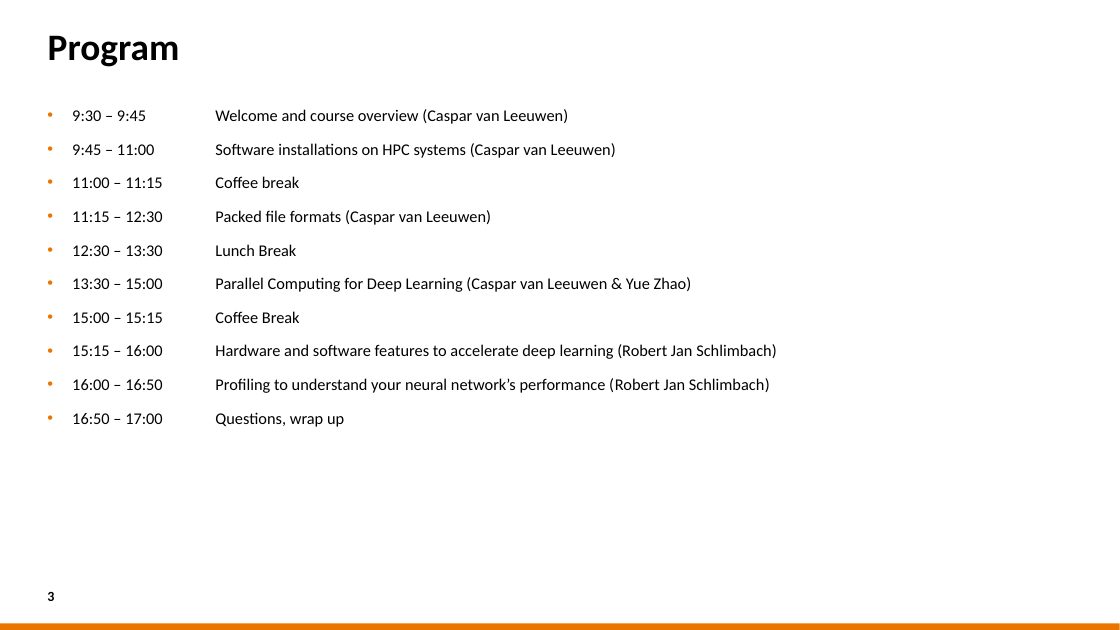
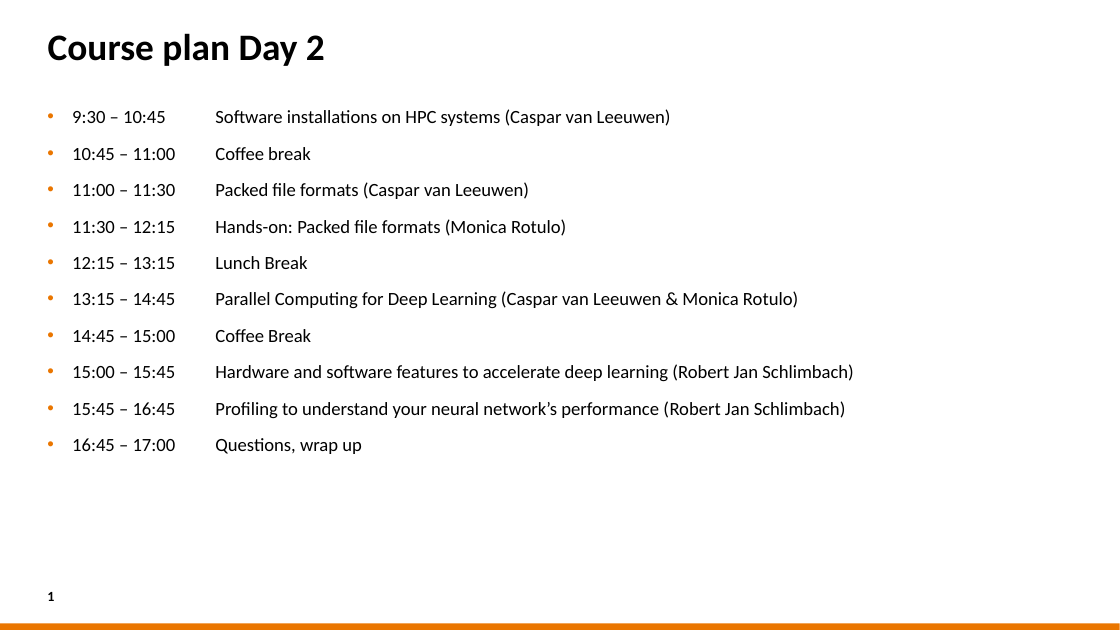
Before and after one commit to sara-nl/MLonHPC_2day_Okt2023, a slide deck: slide 1 of Day2/slides/Software_installations_on_HPC_systems.pptx (slide 3 before the commit). Drawn at 1120x630 pixels with LibreOffice and Linux fonts; fonts in the diff are those of the drawing; background and template pictures are left out. Boxes give left, top, right and bottom in pixels: in the first picture for what was removed or moved away, otherwise in the second. Text is boxed around its words. In the diff, an @@ line names an element or a change of style, - is before the commit and + after.

Commit message:
Updated slides

```diff
--- a/Day2/slides/Software_installations_on_HPC_systems.pptx
+++ b/Day2/slides/Software_installations_on_HPC_systems.pptx
@@ title at (x1=48, y1=33, x2=325, y2=66): text changed @@
-Program
+Course plan Day 2
@@ text at (x1=72, y1=109, x2=854, y2=454): text changed; size 14 to 16 pt @@
-• 9:30 – 9:45 Welcome and course overview (Caspar van Leeuwen)
-• 9:45 – 11:00 Software installations on HPC systems (Caspar van Leeuwen)
-• 11:00 – 11:15 Coffee break
-• 11:15 – 12:30 Packed file formats (Caspar van Leeuwen)
-• 12:30 – 13:30 Lunch Break
-• 13:30 – 15:00 Parallel Computing for Deep Learning (Caspar van Leeuwen & Yue Zhao)
-• 15:00 – 15:15 Coffee Break
-• 15:15 – 16:00 Hardware and software features to accelerate deep learning (Robert Jan Schlimbach)
-• 16:00 – 16:50 Profiling to understand your neural network’s performance (Robert Jan Schlimbach)
-• 16:50 – 17:00 Questions, wrap up
+• 9:30 – 10:45 Software installations on HPC systems (Caspar van Leeuwen)
+• 10:45 – 11:00 Coffee break
+• 11:00 – 11:30 Packed file formats (Caspar van Leeuwen)
+• 11:30 – 12:15 Hands-on: Packed file formats (Monica Rotulo)
+• 12:15 – 13:15 Lunch Break
+• 13:15 – 14:45 Parallel Computing for Deep Learning (Caspar van Leeuwen & Monica Rotulo)
+• 14:45 – 15:00 Coffee Break
+• 15:00 – 15:45 Hardware and software features to accelerate deep learning (Robert Jan Schlimbach)
+• 15:45 – 16:45 Profiling to understand your neural network’s performance (Robert Jan Schlimbach)
+• 16:45 – 17:00 Questions, wrap up
@@ page number at (x1=47, y1=592, x2=54, y2=601): text changed @@
-3
+1
```
Also in this commit, not shown: 5 other slides changed, 3 other files.
